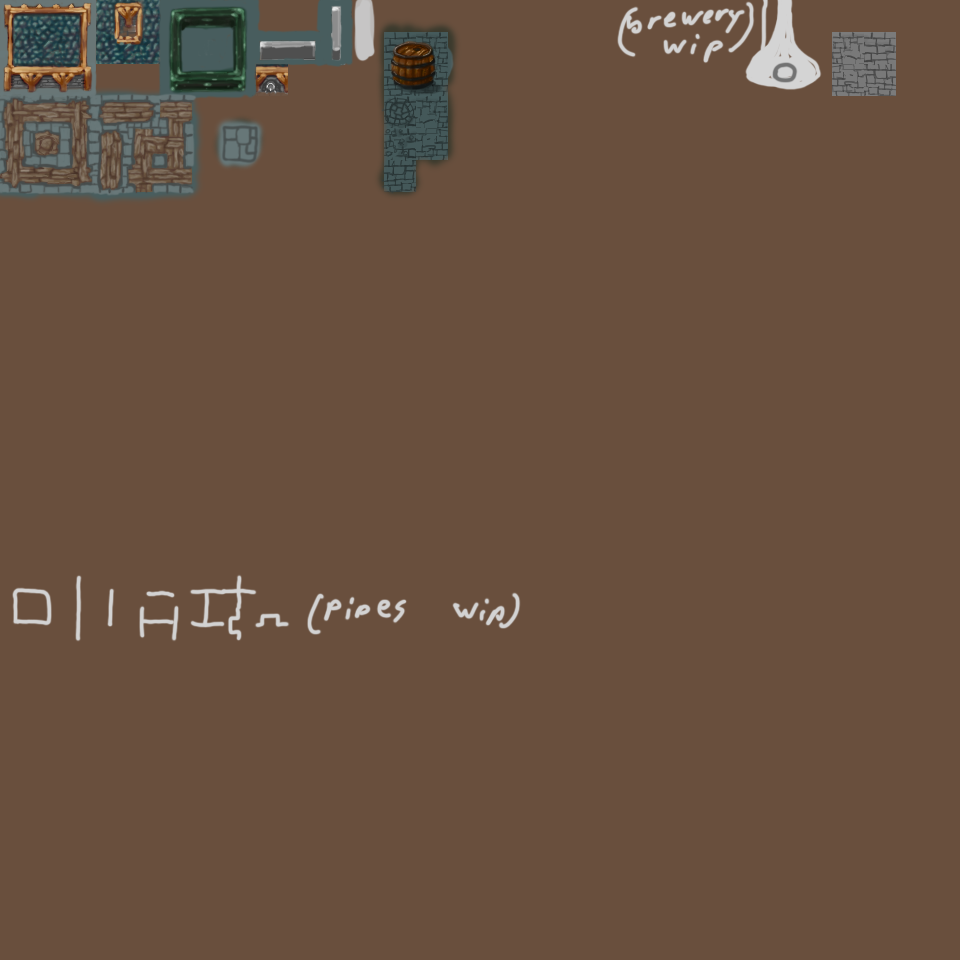
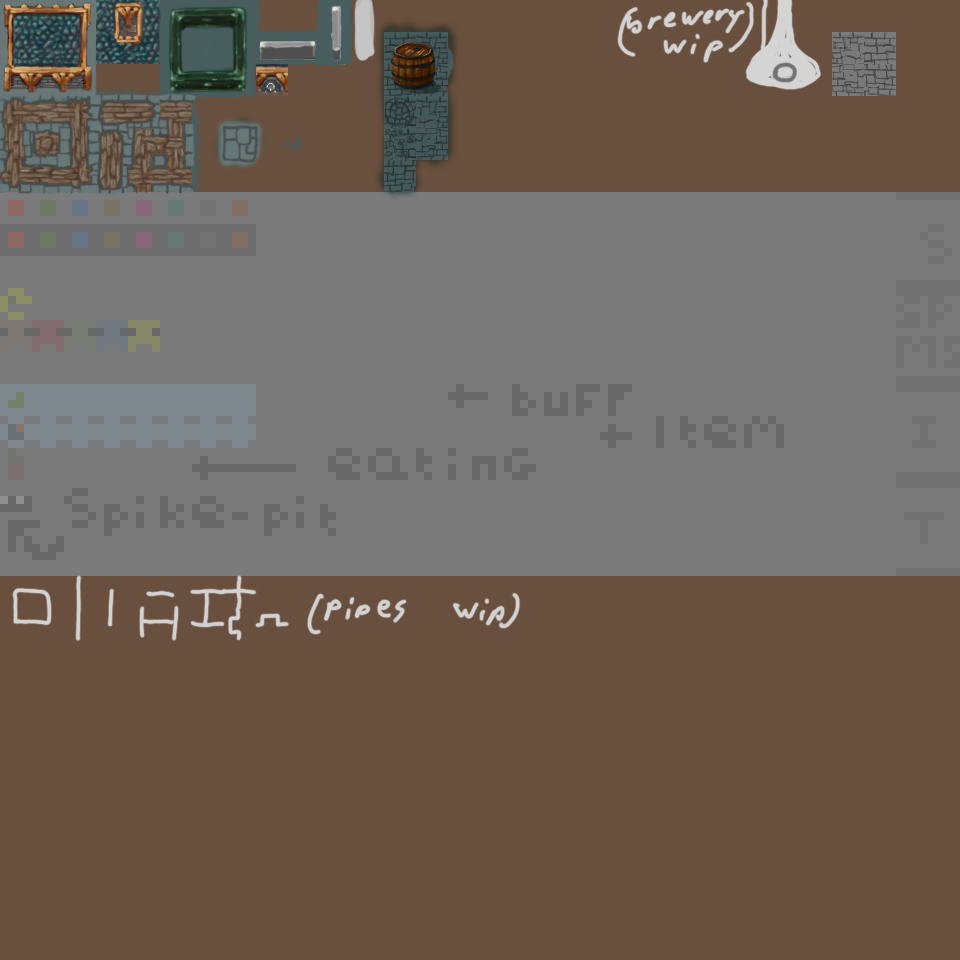
Comparing the layer stacks of the two 960x960 images. Changes:
painted on "Layer 9" over [285, 134, 303, 151]
painted on "Layer 12" over [0, 192, 205, 209]
painted on "Layer 7" over [0, 192, 960, 576]
